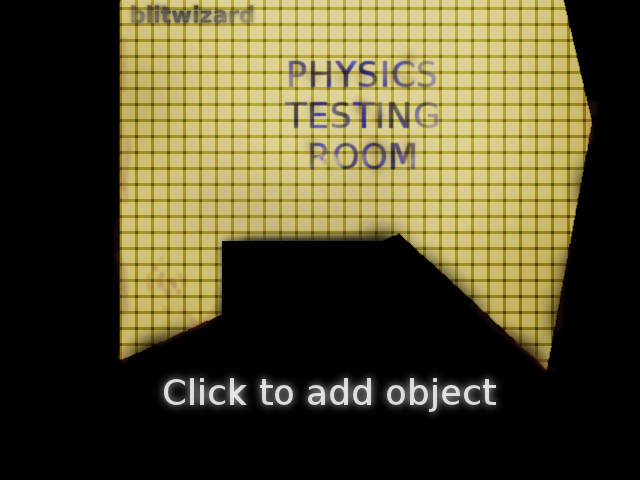
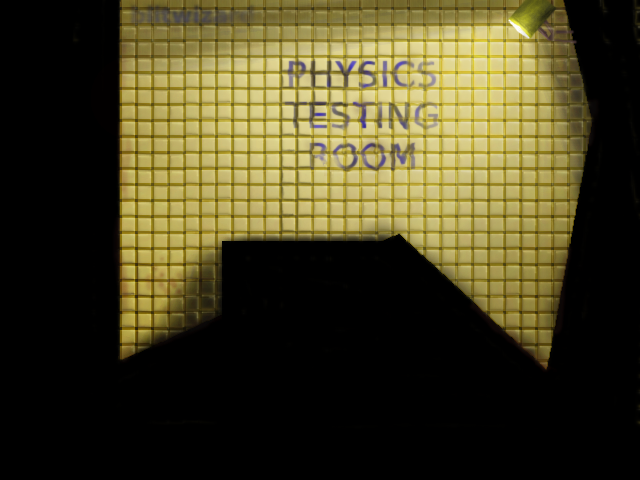
Comparing the layer stacks of the two w=640, h=480 images. Changes:
"Clipboard": opacity 84% → 60%, painted on it over (126, 0, 259, 29)
added layer "lamp" above "lamp #2" over (507, 0, 557, 40)
added layer "lamp #2" (51%) above "Background copy" over (72, 0, 640, 426)
added layer "Background copy" above "Background" over (278, 55, 442, 180)
painted on "Background" over (93, 0, 600, 423)
